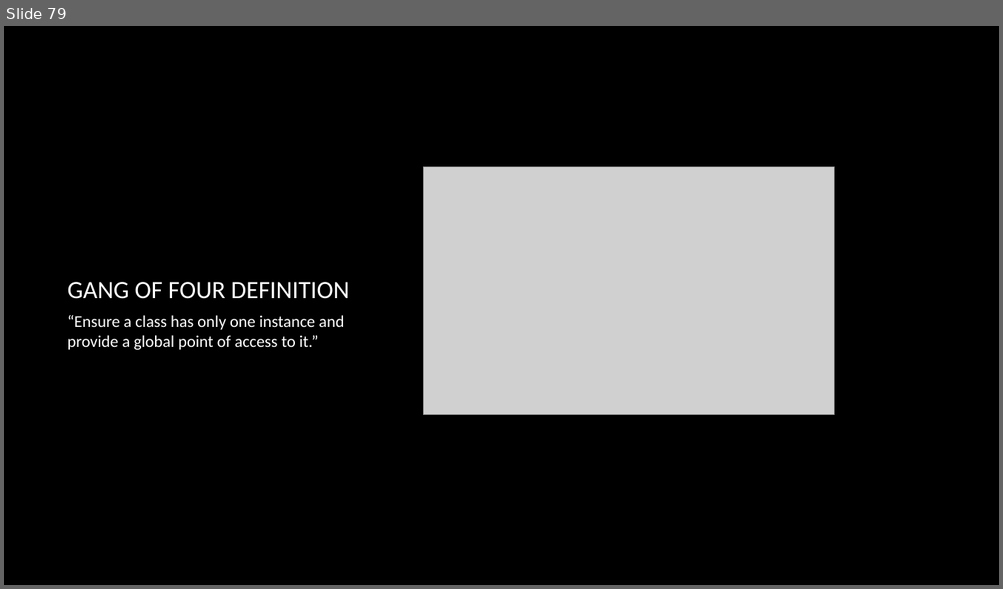
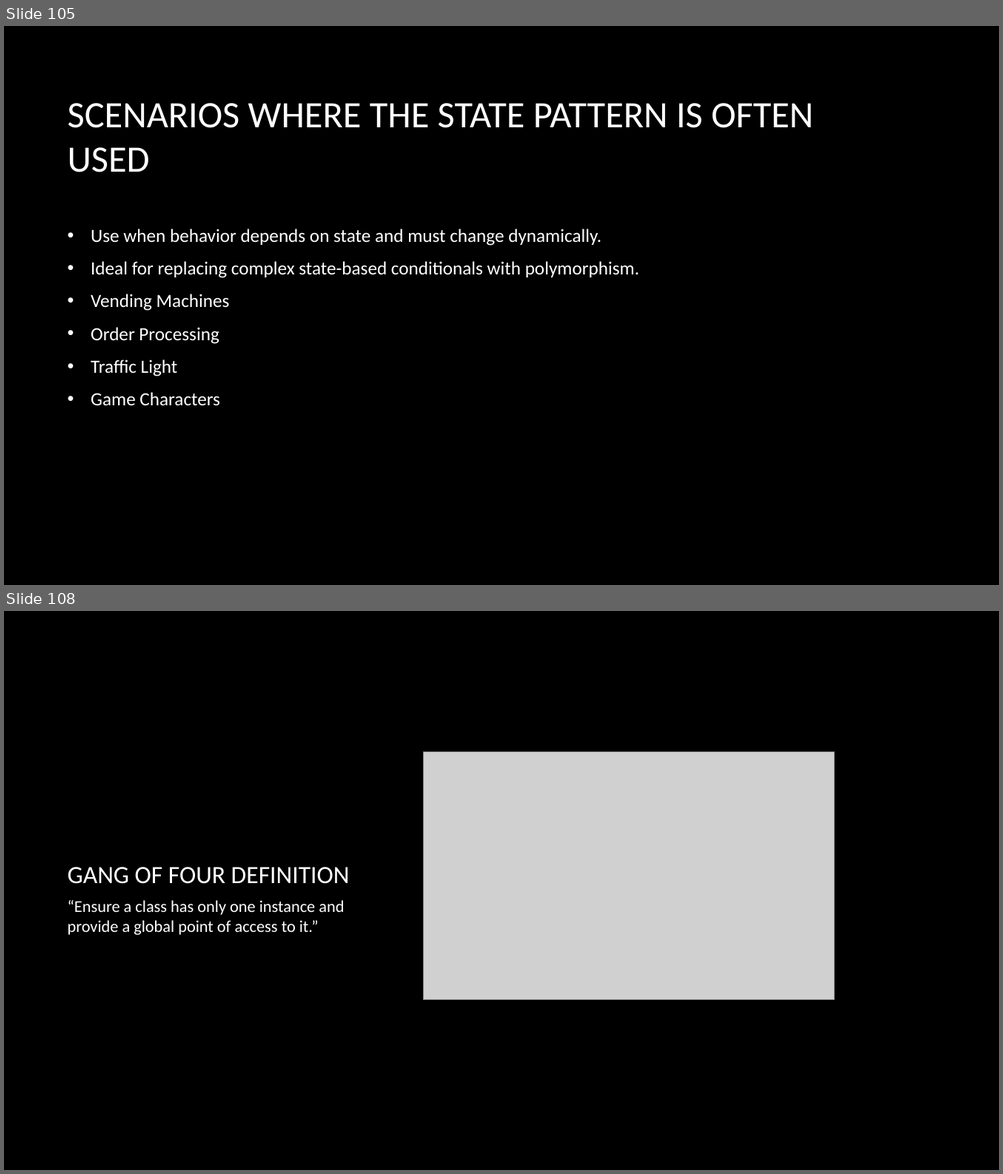
Before and after one commit to dundane/CSC360Demos, a slide deck: CSC360Demo/Design Patterns Slide Show.pptx. Shown one above the other, each under a label of ours: slide 79 before the commit, slides 105 and 108 after it; the slides between them are not shown. The pictures are 1003x589 and 1003x1174 pixels, drawn with LibreOffice and Linux fonts; fonts in the diff are those of the drawing; grey boxes stand for pictures; background and template pictures are left out. Boxes give left, top, right and bottom in pixels: in the first picture for what was removed or moved away, otherwise in the second. Text is boxed around its words. In the diff, an @@ line names an element or a change of style, - is before the commit and + after.

```diff
--- a/CSC360Demo/Design Patterns Slide Show.pptx
+++ b/CSC360Demo/Design Patterns Slide Show.pptx
@@ slide 105 added at [4,26,999,585], background picture (left out) @@
@@ title added at [68,103,813,173], 36 pt, text #FFFFFF @@
+SCENARIOS WHERE THE STATE PATTERN IS OFTEN USED
@@ text added at [91,229,639,406], 18 pt, text #FFFFFF @@
+• Use when behavior depends on state and must change dynamically.
+• Ideal for replacing complex state-based conditionals with polymorphism.
+• Vending Machines
+• Order Processing
+• Traffic Light
+• Game Characters
@@ what was slide 79 is now slide 108 @@
```
Also in this commit, not shown: 28 other slides added, 1 other file.
